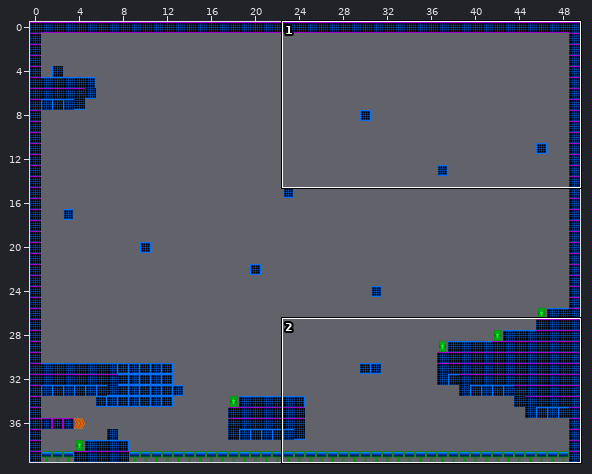
One commit to this Tiled map: Game/data/maps/LedgeTest.tmx. The first picture is a wide view before the edit; the outline marks the close-up.
Close-up. The starting point:
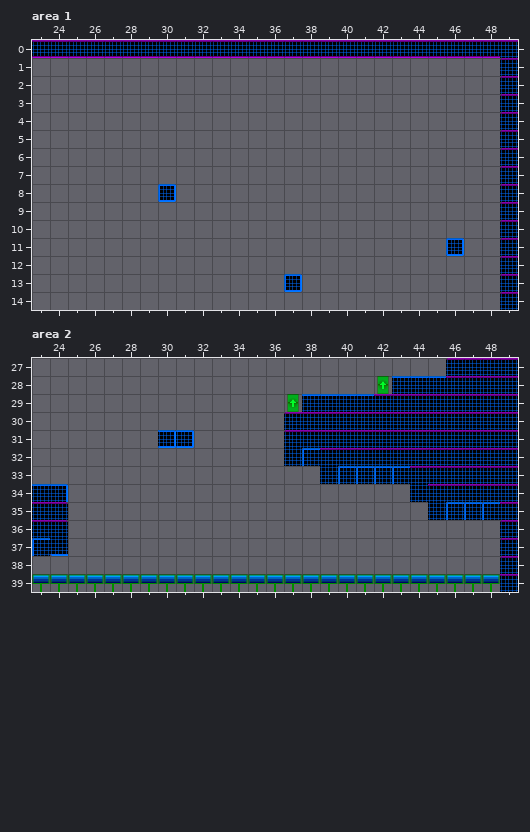
Cells are 32x32 px. Shown: area 1 x 23..49, y 0..14; area 2 x 23..49, y 27..39. The commit also changed other parts of the map, which this record leaves out.
And afterwards:
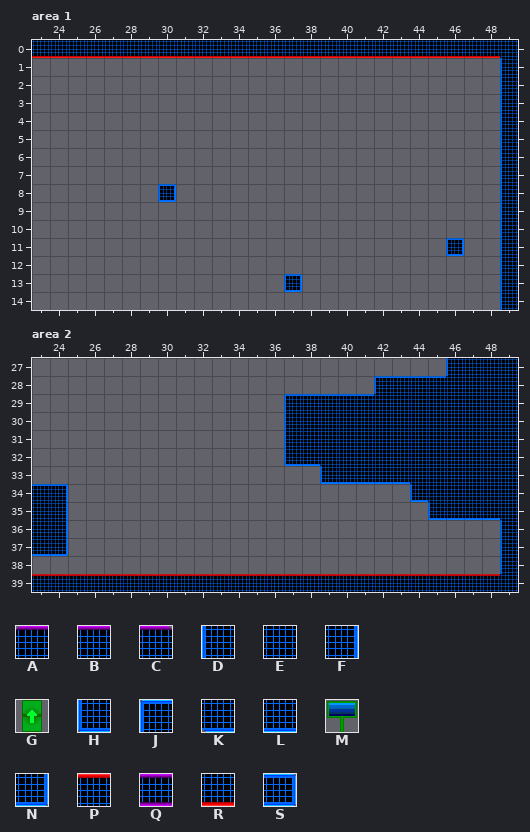
Key: from "TestTiles": A 8, B 9, C 10, D 11, E 12, F 13, G 14, H 15, J 17, K 22, L 23, M 25, N 28, P 34, Q 41, R 56, S 71.
_ is an empty cell, . an unchanged one.
What changed:
--- layer "Tile Layer 1", area 1
@@ x 23..49 @@
- 0 QQQQQQQQQQQQQQQQQQQQQQQQQQB
- 1 ..........................A
- 2 ..........................A
- 3 ..........................A
- 4 ..........................A
- 5 ..........................A
- 6 ..........................A
- 7 ..........................A
- 8 ..........................A
- 9 ..........................A
-10 ..........................A
-11 ..........................A
-12 ..........................A
-13 ..........................A
-14 ..........................A
+ 0 RRRRRRRRRRRRRRRRRRRRRRRRRRE
+ 1 ..........................D
+ 2 ..........................D
+ 3 ..........................D
+ 4 ..........................D
+ 5 ..........................D
+ 6 ..........................D
+ 7 ..........................D
+ 8 ..........................D
+ 9 ..........................D
+10 ..........................D
+11 ..........................D
+12 ..........................D
+13 ..........................D
+14 ..........................D
--- layer "Tile Layer 1", area 2
@@ x 23..49 @@
-27 .......................ABBB
-28 ...................G...BBBB
-29 ..............G....BBBBBBBB
-30 ..............ABBBBBBBBBBBB
-31 .......SS.....ABBBBBBBBBBBB
-32 ..............EJBBBBBBBBBBB
-33 ................EJJJJBBBBBB
-34 .....................EBBBBB
-35 BC....................EJJJB
-36 BC........................A
-37 JK........................A
-38 ..........................A
-39 MMMMMMMMMMMMMMMMMMMMMMMMMMB
+27 .......................DEEE
+28 ...................J...EEEE
+29 ..............J....EEEEEEEE
+30 ..............DEEEEEEEEEEEE
+31 .......__.....DEEEEEEEEEEEE
+32 ..............HLEEEEEEEEEEE
+33 ................HLLLLEEEEEE
+34 .....................HEEEEE
+35 EF....................HLLLE
+36 EF........................D
+37 LN........................D
+38 ..........................D
+39 PPPPPPPPPPPPPPPPPPPPPPPPPPE
Pixel boxes of the changes (left, top, right, bottom) in both close-ups:
changed: (32, 40, 518, 310)
changed: (32, 358, 518, 592)
